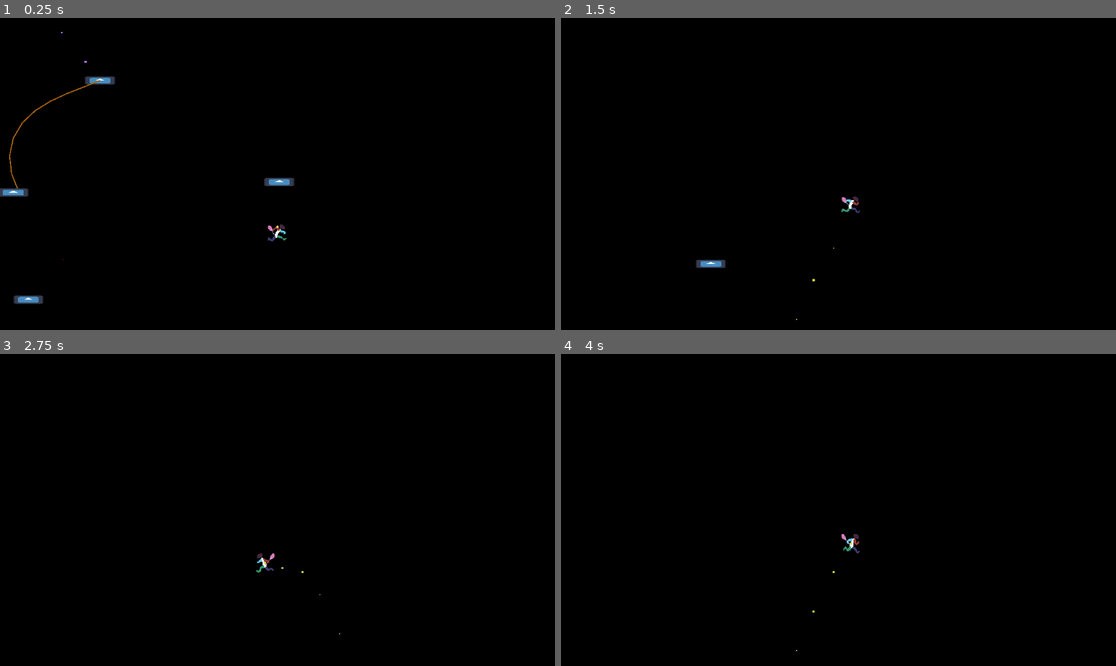
Above: before the commit, frames 1-4 (two rows, left to right).
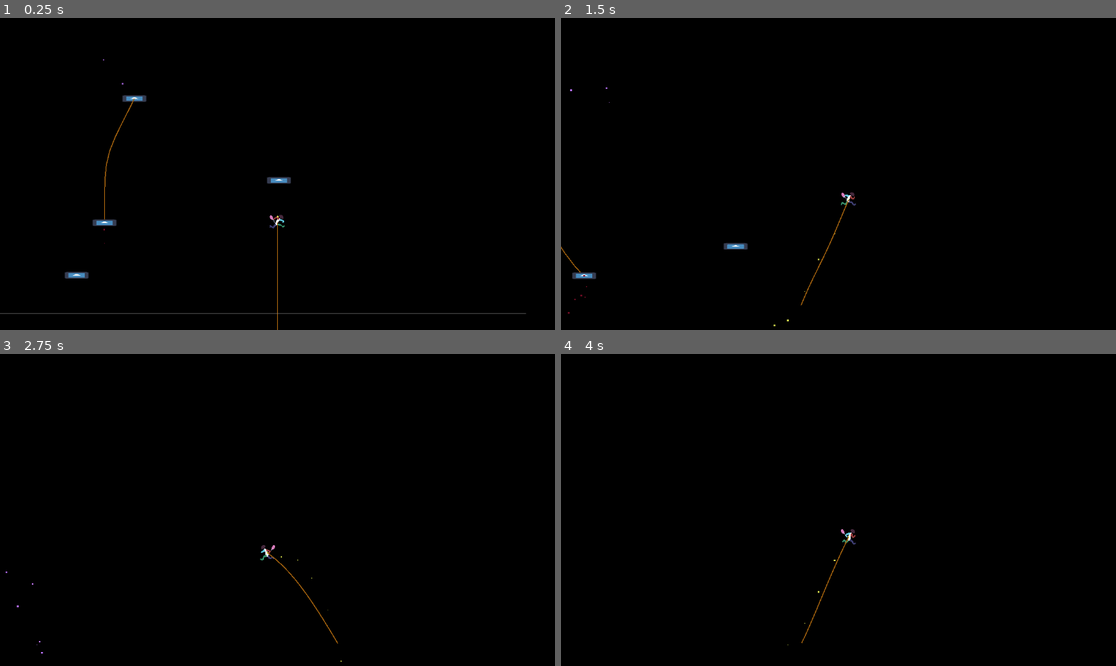
Above: after the commit, the same moments.

Repository: Cosillow/Hello_Gadot
Game: Godot game, scene res://scenes/game.tscn
Two runs of this game, one before a commit and one after it. Both use one fixed random seed, a clock stepped at 60 frames per second and the inputs below. The engine's default icon, where the game draws it, is replaced by a stand-in: a white triangle on a blue panel in a dark square.
Inputs:
- Up to frame 1 (0.25 s): no input
- Up to frame 2 (1.5 s): hold Right (move_right) from 0.53 s (still down); tap Z (jump) at 0.6, 0.77, 1.07, 1.35 s
- Up to frame 3 (2.75 s): tap Z (jump) at 1.52, 1.82, 2.1 s; release Right (move_right) at 2.03 s; hold Left (move_left) from 2.03 s (still down)
- Up to frame 4 (4 s): release Left (move_left) at 2.78 s; hold Right (move_right) from 2.78 s (still down); tap Z (jump) at 2.85, 3.02, 3.32, 3.6, 3.77 s

The runs differ from the first frame. In frame 1, 1.5% of the frame differs, in the area x 0-95%, y 4-100%; in frame 2, 0.6%; in frame 3, 0.2%; in frame 4, 0.2%.

Commit message:
rope doesn't need to keep track of parent; possible detach velocity for rope

Diff:
--- a/scenes/game.tscn
+++ b/scenes/game.tscn
@@ -1,6 +1,7 @@
-[gd_scene load_steps=5 format=3 uid="uid://b3lv604ivlupc"]
+[gd_scene load_steps=6 format=3 uid="uid://b3lv604ivlupc"]
 
 [ext_resource type="PackedScene" uid="uid://bh10roc2g4e84" path="res://scenes/platform.tscn" id="1_8hn6c"]
+[ext_resource type="PackedScene" uid="uid://bjxxbc7q2u1o8" path="res://scenes/rope.tscn" id="2_278xl"]
 [ext_resource type="PackedScene" uid="uid://dfs27r521w8gb" path="res://scenes/player.tscn" id="2_r6xbm"]
 [ext_resource type="PackedScene" uid="uid://1xojv1oq0tpf" path="res://scenes/SwingingPlatform.tscn" id="4_8el7i"]
 
@@ -9,10 +10,16 @@
 
 [node name="Game" type="Node2D"]
 
-[node name="DampedSpringJoint2D" type="DampedSpringJoint2D" parent="."]
-position = Vector2(565, -182)
+[node name="Player" parent="." instance=ExtResource("2_r6xbm")]
 
-[node name="Player" parent="." instance=ExtResource("2_r6xbm")]
+[node name="Camera2D" type="Camera2D" parent="Player"]
+offset = Vector2(0, -87)
+position_smoothing_enabled = true
+position_smoothing_speed = 10.0
+
+[node name="Rope" parent="Player" instance=ExtResource("2_278xl")]
+ropeLength = 250.0
+constrain = 20.0
 
 [node name="Platform" parent="." instance=ExtResource("1_8hn6c")]
 position = Vector2(569, -238)
--- a/scenes/player.tscn
+++ b/scenes/player.tscn
@@ -93,9 +93,3 @@
 initial_velocity_max = 182.93
 scale_amount_max = 4.0
 color = Color(0.858824, 0.890196, 0.309804, 1)
-
-[node name="Camera2D" type="Camera2D" parent="."]
-offset = Vector2(0, -87)
-zoom = Vector2(1.24, 1.24)
-position_smoothing_enabled = true
-position_smoothing_speed = 10.0
--- a/scenes/rope_swing.tscn
+++ b/scenes/rope_swing.tscn
@@ -16,7 +16,7 @@
 ropeLength = 175.0
 tightness = 40
 constrain = 6.0
-width = 5.0
+width = 1.0
 
 [node name="Sprite2D" type="Sprite2D" parent="."]
 texture = ExtResource("2_esqum")
--- a/scripts/player_rigid.gd
+++ b/scripts/player_rigid.gd
@@ -19,7 +19,9 @@
 	var direction = Input.get_axis("move_left", "move_right")
 	if rope_swing:
 		if Input.is_action_just_pressed("jump"):
-			rope_swing.detach()
+			print(state.linear_velocity, " or.. ", state.get_velocity_at_local_position(global_position))
+			rope_swing.detach(state.linear_velocity/15)
+
 			rope_swing = null
 			state.angular_velocity *= 5
 			state.linear_velocity.y *= 2
--- a/scripts/rope.gd
+++ b/scripts/rope.gd
@@ -2,43 +2,10 @@
 class_name Rope
 extends Node2D
 
-# TODO: CURRENTLY... the _parent_cache must be of Node2d... otherwise it crashes
-#		idk what the behavior should be for that, probably just fall to gravity?
-#		also... I have zero error checking if there is no _parent_cache
-# TODO: boolean exports for the rope just affecting the _parent_cache/child velocity, not just setting position
 # TODO: ropeSize is not an exact science, because of the constraint size
 #		probably change the constraint size to work for the ropeSize on rope-set
-# TODO: _notification doesn't work all the time for reparenting... I've found it is because
-#		(in some way) the position of the rope is not always 0 when it swaps parents. Should I
-#		be using global position some places instead?
-# TODO: detatch from parent or detatch children? only if necessary for other objects
-
-# IDEA: because the children update first, they will be displaced from the actual _endpoint of the rope
-#		so, (only taking into account their x position probably {although, I'm considering the situation where the end
-#		of the rope has swung up and yPos would give a better feeling of weight}) we could average or use a `childrens affect`
-#		ratio to determine where the new end point should be. My question is, when do I do this? I suspect it must
-#		be before the constraints (which means after we would still have to set the children back to the end result)
-#		possibly even we have to do this before the points are updated. I'm unsure
-# TODO: this is close ^^ with _update_new_endpoint(), but it doesn't take into account the fact that the player is still being
-#		affected by its physics update even after its position is set. defered set doesn't seem to work either (player is locked to _endpoint)
-
-# IDEA: I can keep the parent child structure because that is helpful for quickly setting up static scenes with ropes
-#		if I want a player to be attached, there needs to be an export variable for the player. I will keep the player in the top of all scenes,
-#		ensuring its _physics_process() runs before all ropes, allowing the affected _endpoint to be calculated based on the characters already calculated position
-# ** keep the game tree like this and all should be good? **
-#┖╴root
-   #┠╴Character (you are here!)
-   #┃  ┠╴Sword
-   #┃  ┖╴Backpack
-   #┃     ┖╴Dagger
-   #┠╴MyGame
-   #┖╴Swamp
-	  #┠╴Rope
-	  #┠╴Rope
-	  #┖╴Goblin
-# TODO: assert/node warning setup thing that only allows rope parent to be Node2d
-# TODO: remove previous parent cache error handling (now, I just assert parent is Node2d)
-
+#		...... I'm pretty sure changing the exports messes up while running too (callin eachother?)
+@export var offset: Vector2 = Vector2.ZERO
 @export var ropeLength:float = 30 :
 	set(val):
 		if val == ropeLength:
@@ -67,7 +34,6 @@
 var _point_count: int
 var _pos: PackedVector2Array
 var _pos_prev: PackedVector2Array
-var _parent_cache: Node2D = null
 var _endpoint : Vector2 :
 	get:
 		return _pos[_point_count-1]
@@ -75,7 +41,7 @@
 		_pos[_point_count-1] = val
 var _translation: Vector2 :
 	get:
-		return _parent_cache.position if _parent_cache else Vector2.ZERO
+		return global_position + offset
 
 var endDirection: Vector2 :
 	get:
@@ -95,7 +61,7 @@
 
 	if !_is_attached_processed_first():
 		warnings.append("`attached` Node2d must be before rope in tree (such that it is processed first)")
-	# Returning an empty array means "no warning".
+
 	return warnings
 
 func _ready()->void:
@@ -116,7 +82,7 @@
 	assert(_is_attached_processed_first())
 
 	self.position = Vector2.ZERO # THIS WOKRS... but why does local pos change when new parent??
-	set_start(_parent_cache.position)
+	set_start(global_position)
 	_update_points(delta)
 
 	# allow attached to affect rope before constraints
@@ -140,14 +106,14 @@
 func _notification(what):
 	match what:
 		NOTIFICATION_PARENTED:
-			_parent_cache = get_parent()
-			assert(_parent_cache is Node2D)
-		NOTIFICATION_UNPARENTED:
-			_parent_cache = null
+			assert(get_parent() is Node2D)
 
 func set_start(p:Vector2) -> void:
 	_pos[0] = p
 	_pos_prev[0] = p
+
+func set_endpoint_velocity(velocity: Vector2) -> void:
+	_pos_prev[-1] = _endpoint - (velocity*dampening)
 
 func _update_children() -> void:
 	for c in get_children():
--- a/scripts/rope_swing.gd
+++ b/scripts/rope_swing.gd
@@ -19,8 +19,9 @@
 	attachedBody = player
 	player.rope = rope
 
-func detach():
+func detach(final_velocity: Vector2 = Vector2.ZERO):
 	# TODO: take in final veloctiy to make rope look more realistic on detach
+	rope.set_endpoint_velocity(final_velocity)
 	attachedBody = null
 	ropeAnchorNode = null
 	rope.attached = null
